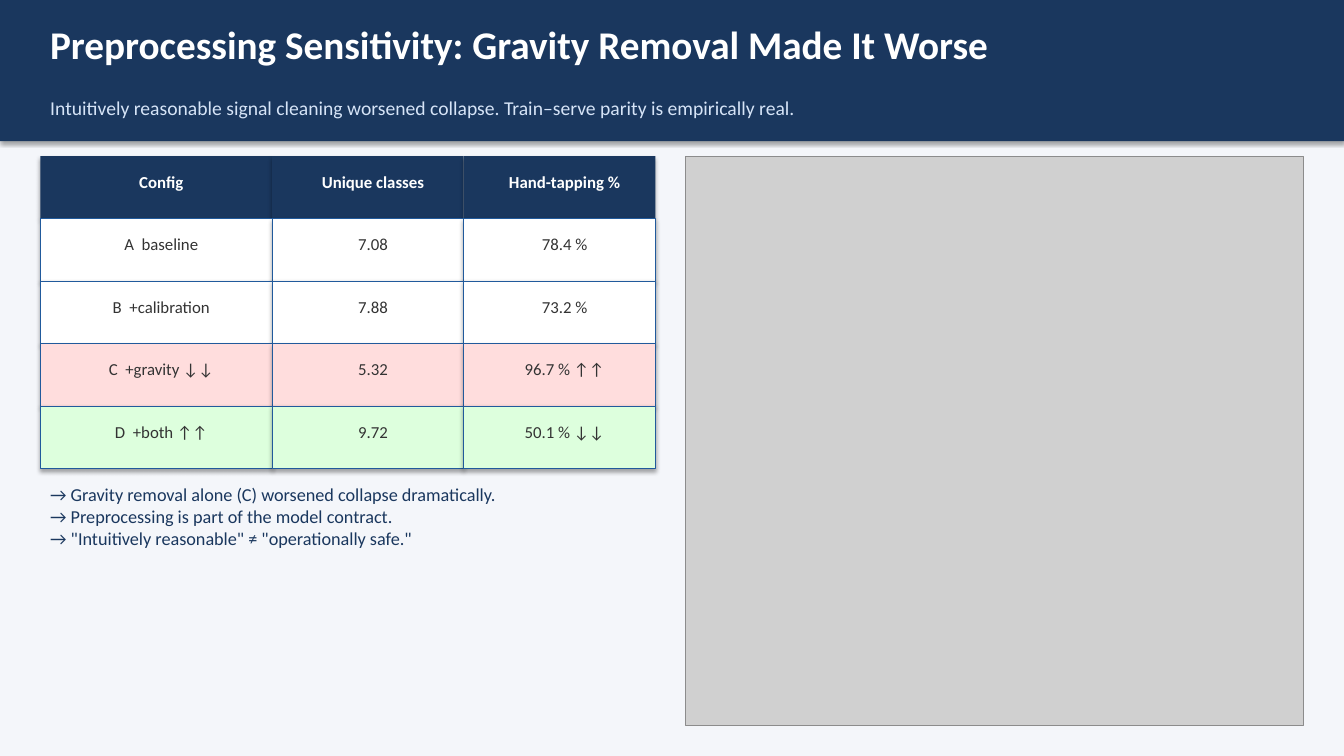
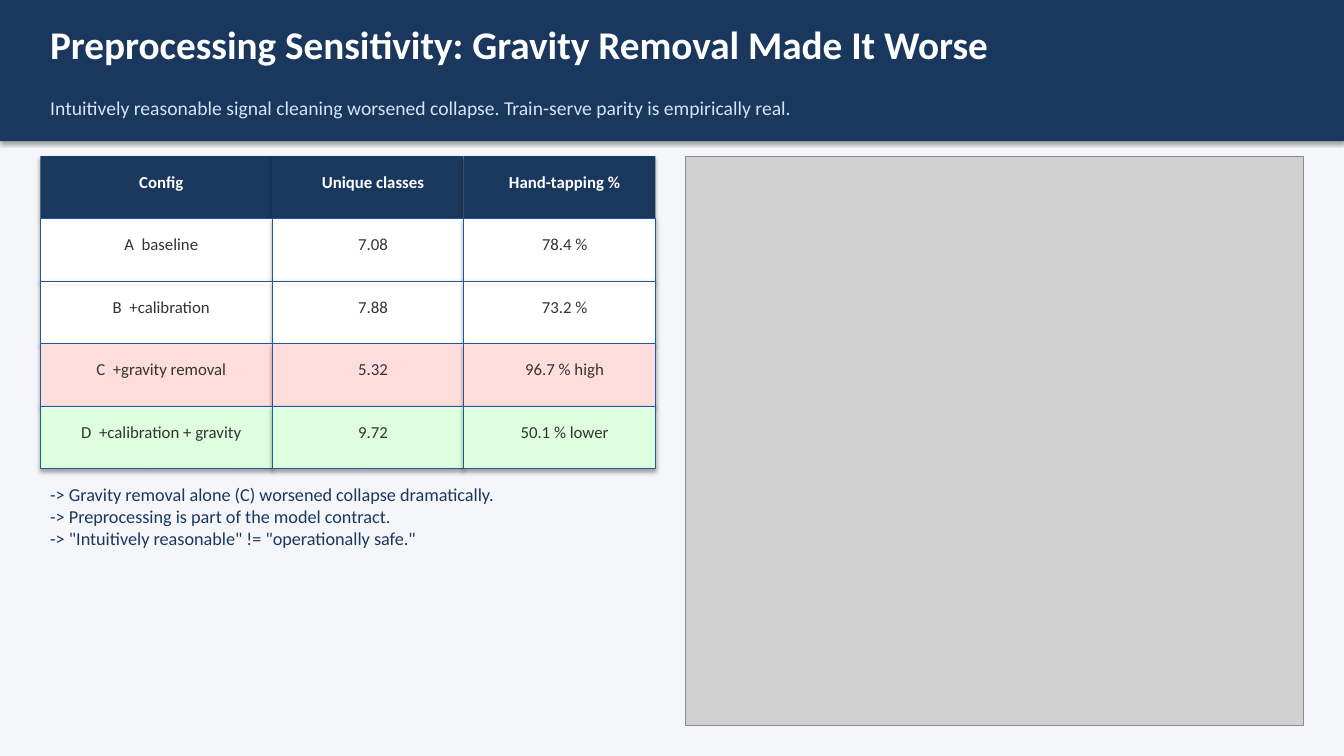
Before and after one commit to ShalinVachheta017/wearable-har-mlops-pipeline, a slide deck: slide 11 of internal/writing/defense_slides.pptx. Drawn at 1344x756 pixels with LibreOffice and Linux fonts; fonts in the diff are those of the drawing; grey boxes stand for pictures. Boxes give left, top, right and bottom in pixels: in the first picture for what was removed or moved away, otherwise in the second. Text is boxed around its words. In the diff, an @@ line names an element or a change of style, - is before the commit and + after.

```diff
--- a/internal/writing/defense_slides.pptx
+++ b/internal/writing/defense_slides.pptx
@@ text at <box>50,101,790,119</box>: text changed @@
-Intuitively reasonable signal cleaning worsened collapse. Train–serve parity is empirically real.
+Intuitively reasonable signal cleaning worsened collapse. Train-serve parity is empirically real.
@@ text at <box>96,363,226,378</box>: text changed @@
-C +gravity ↓↓
+C +gravity removal
@@ text at <box>525,363,603,378</box>: text changed @@
-96.7 % ↑↑
+96.7 % high
@@ text at <box>81,426,241,441</box>: text changed @@
-D +both ↑↑
+D +calibration + gravity
@@ text at <box>521,426,609,438</box>: text changed @@
-50.1 % ↓↓
+50.1 % lower
@@ text at <box>69,488,494,548</box>: text changed @@
-→ Gravity removal alone (C) worsened collapse dramatically.
-→ Preprocessing is part of the model contract.
-→ "Intuitively reasonable" ≠ "operationally safe."
+-> Gravity removal alone (C) worsened collapse dramatically.
+-> Preprocessing is part of the model contract.
+-> "Intuitively reasonable" != "operationally safe."
```
Also in this commit, not shown: 16 other slides changed, 2 other files.
